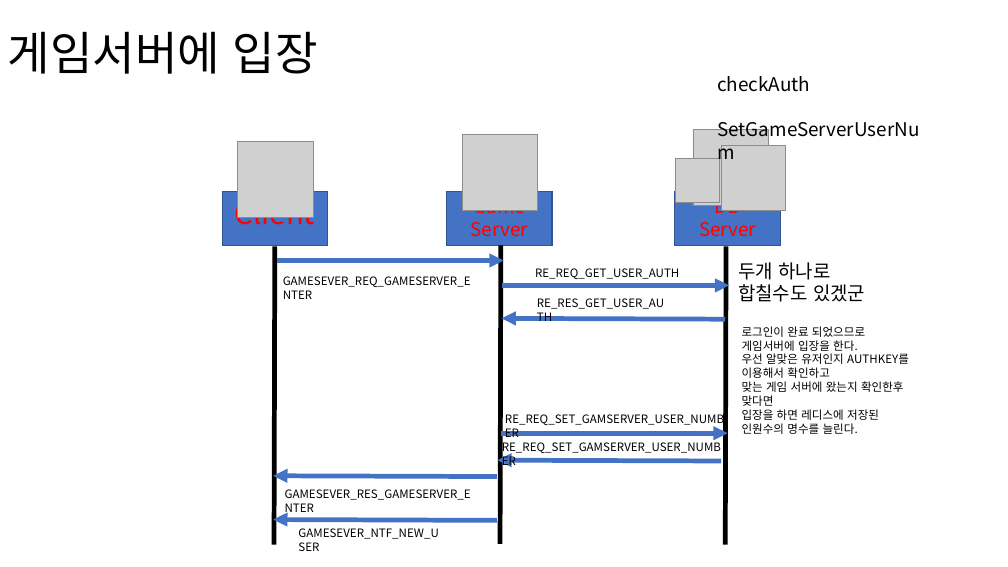
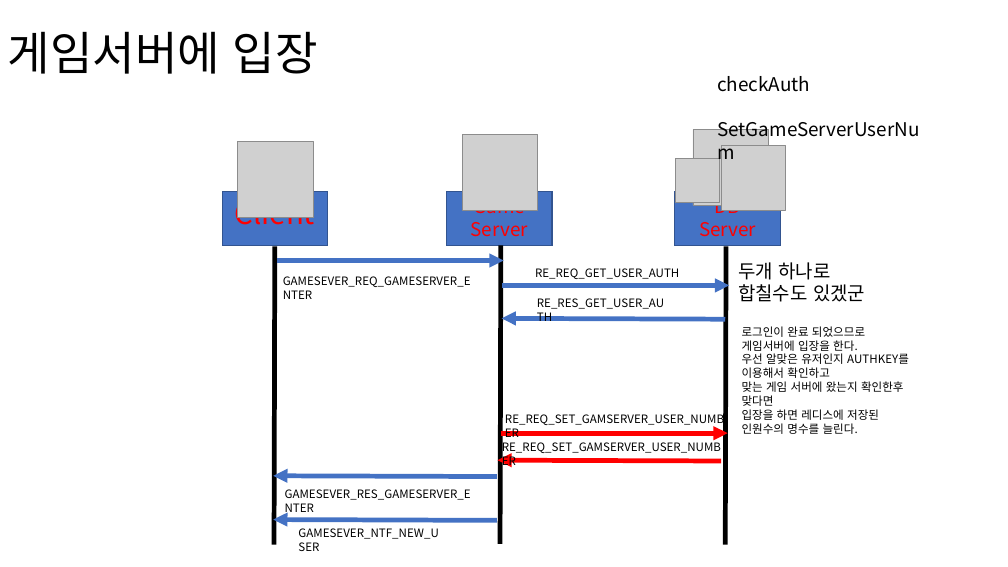
Before and after one commit to LethalSun/5thProjectServer, a slide deck: slide 4 of 시퀀스 다이어 그램.pptx. Drawn at 1008x567 pixels with LibreOffice and Linux fonts; fonts in the diff are those of the drawing; grey boxes stand for pictures. Boxes give left, top, right and bottom in pixels: in the first picture for what was removed or moved away, otherwise in the second. Text is boxed around its words. In the diff, an @@ line names an element or a change of style, - is before the commit and + after.

```diff
--- a/시퀀스 다이어 그램.pptx
+++ b/시퀀스 다이어 그램.pptx
@@ arrow (501, 433) - (727, 433): stroke #4472C4 4.5 pt to #FF0000 4.5 pt @@
@@ arrow (721, 461) - (498, 461): stroke #4472C4 4.5 pt to #FF0000 4.5 pt @@
```
Also in this commit, not shown: 3 other slides changed, 9 other files.
